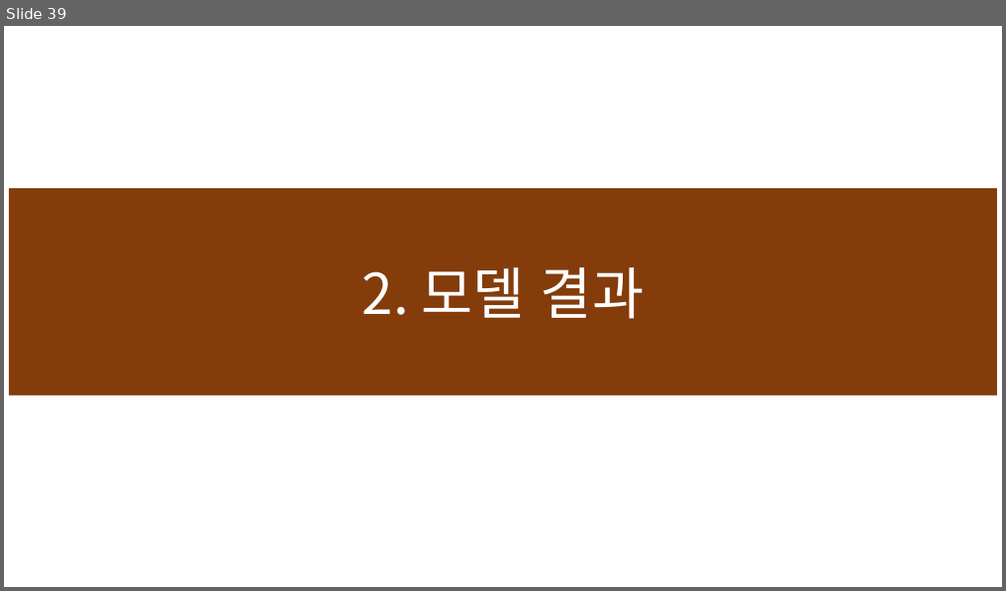
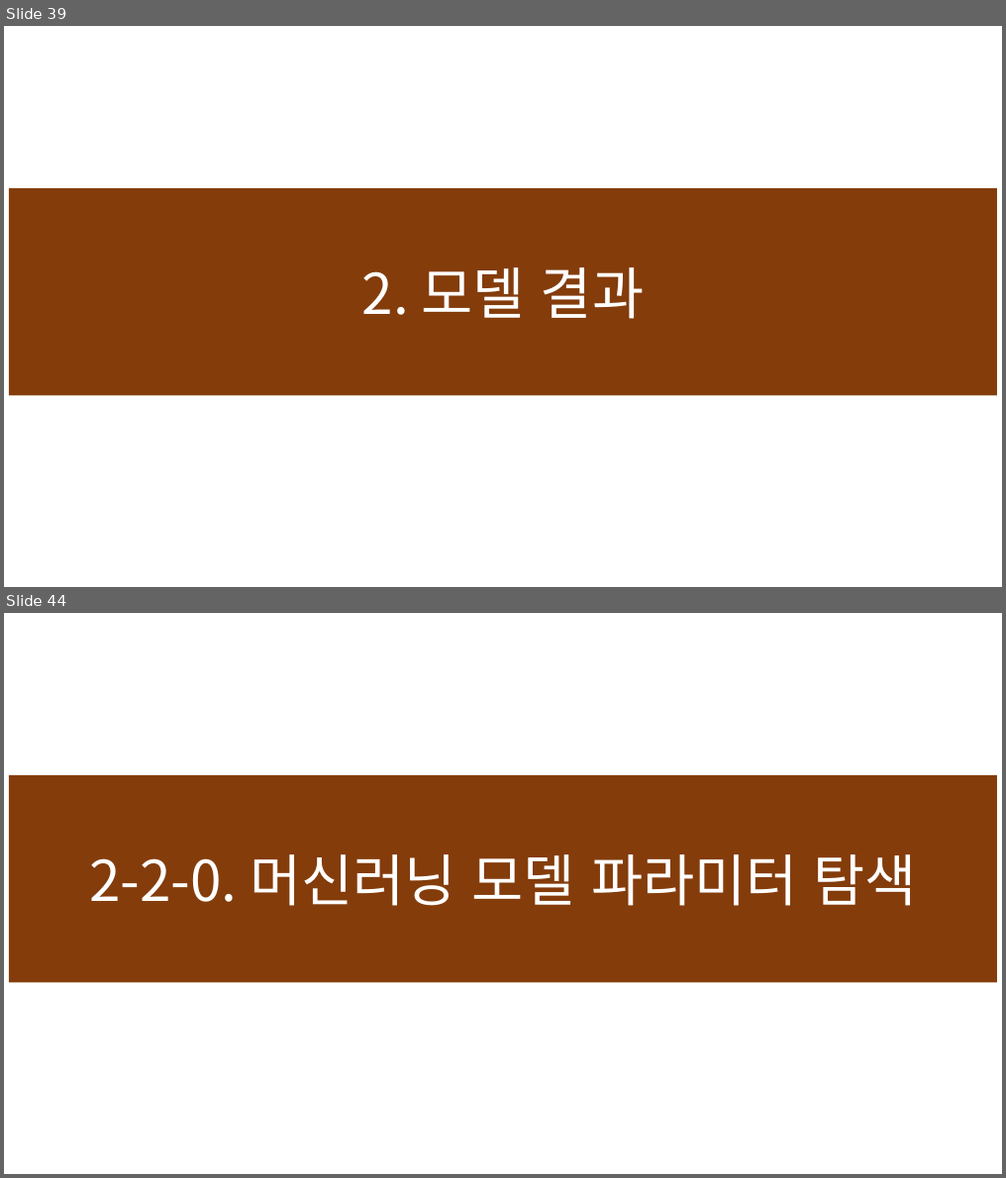
Before and after one commit to devna0111/FlowCast, a slide deck: presentation/Model 설명서.pptx. Shown one above the other, each under a label of ours: slide 39 before the commit, slides 39 and 44 after it; the slides between them are not shown. The pictures are 1006x591 and 1006x1178 pixels, drawn with LibreOffice and Linux fonts; fonts in the diff are those of the drawing. Boxes give left, top, right and bottom in pixels: in the first picture for what was removed or moved away, otherwise in the second. Text is boxed around its words. In the diff, an @@ line names an element or a change of style, - is before the commit and + after.

```diff
--- a/presentation/Model 설명서.pptx
+++ b/presentation/Model 설명서.pptx
@@ slide 44 added at [4,613,1002,1174], background #FFFFFF @@
@@ rectangle added at [9,775,997,983], fill #843C0B, 54 pt, text #FFFFFF @@
+2-2-0. 머신러닝 모델 파라미터 탐색
```
Also in this commit, not shown: 7 slides changed, 11 other slides added, 1 slide removed, 1 other file.
